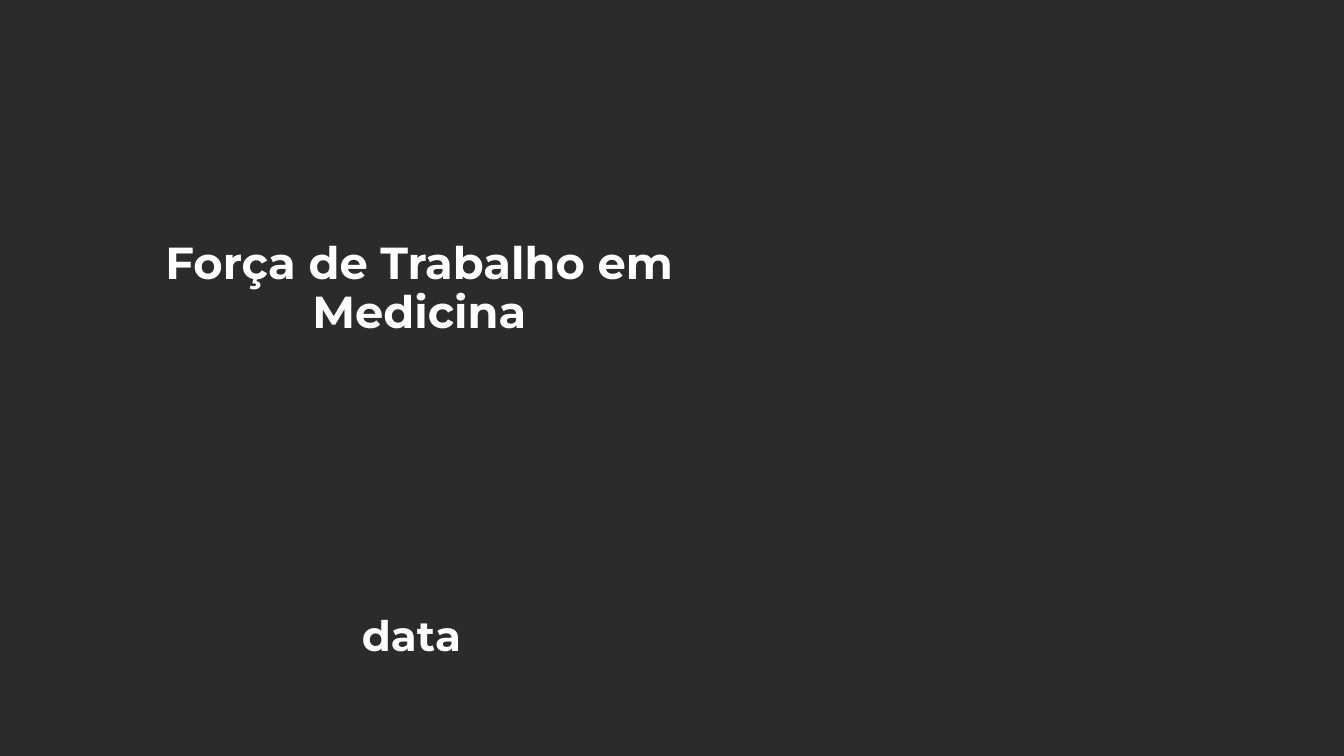
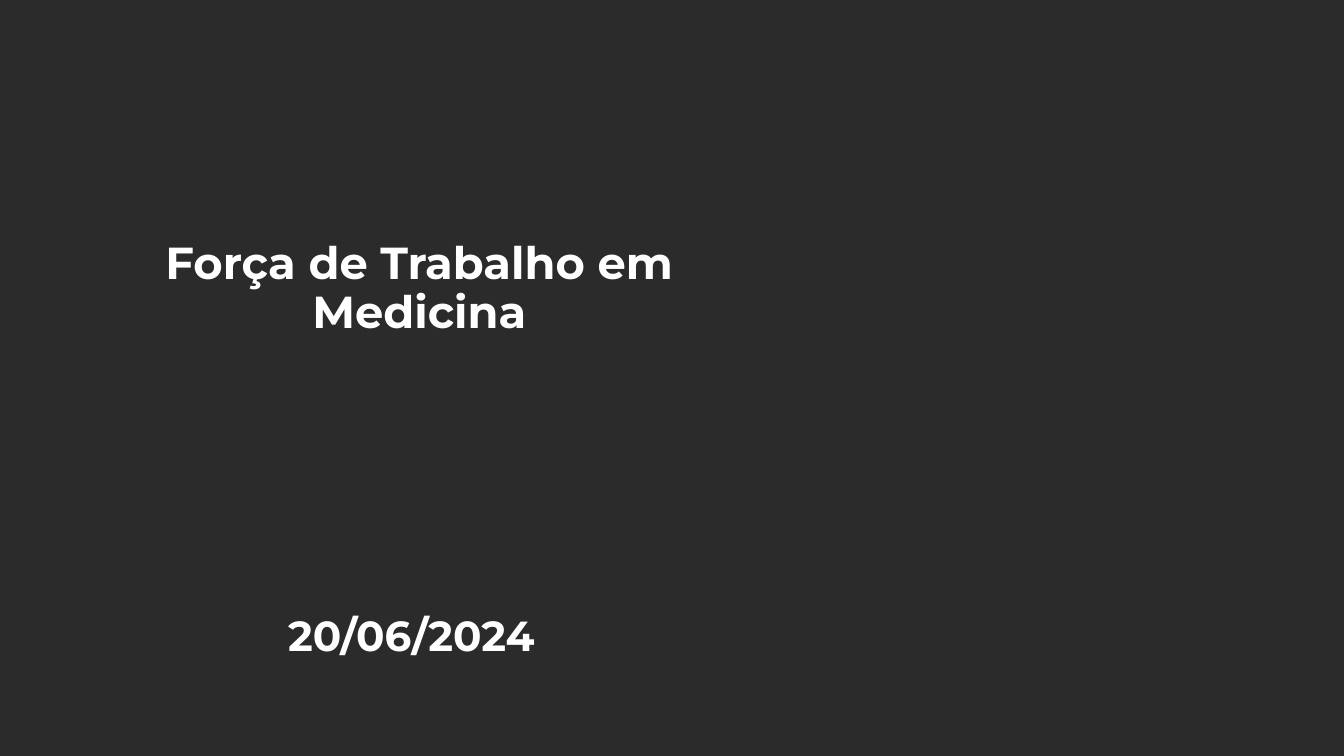
Before and after one commit to 4lefSantos/Analise_FTS_medicos, a slide deck: slide 1 of fts_medico/01-dados/FT em Medicina.pptx. Drawn at 1344x756 pixels with LibreOffice and Linux fonts; fonts in the diff are those of the drawing; background and template pictures are left out; a plain dark background stands for a picture behind light text. Boxes give left, top, right and bottom in pixels: in the first picture for what was removed or moved away, otherwise in the second. Text is boxed around its words. In the diff, an @@ line names an element or a change of style, - is before the commit and + after.

Commit message:
apresentação update

```diff
--- a/fts_medico/01-dados/FT em Medicina.pptx
+++ b/fts_medico/01-dados/FT em Medicina.pptx
@@ text at (288,615,535,656): text changed @@
-data
+20/06/2024
```
Also in this commit, not shown: 2 other slides changed, 4 slides added, 1 slide removed.
